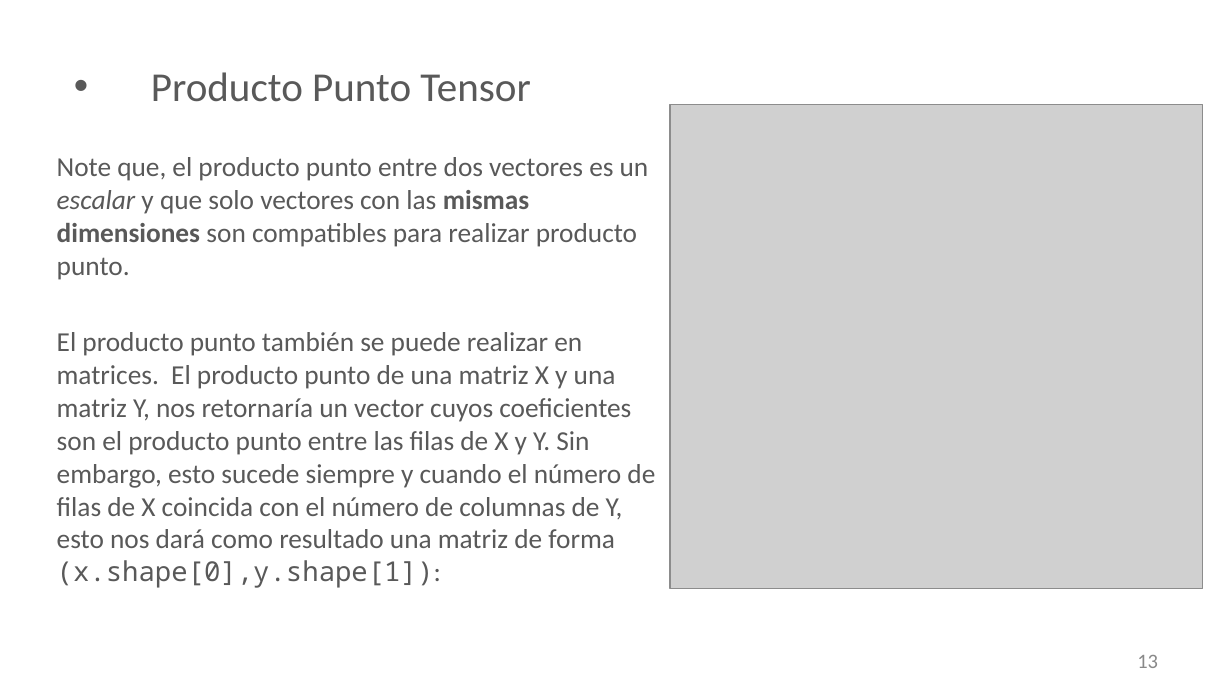
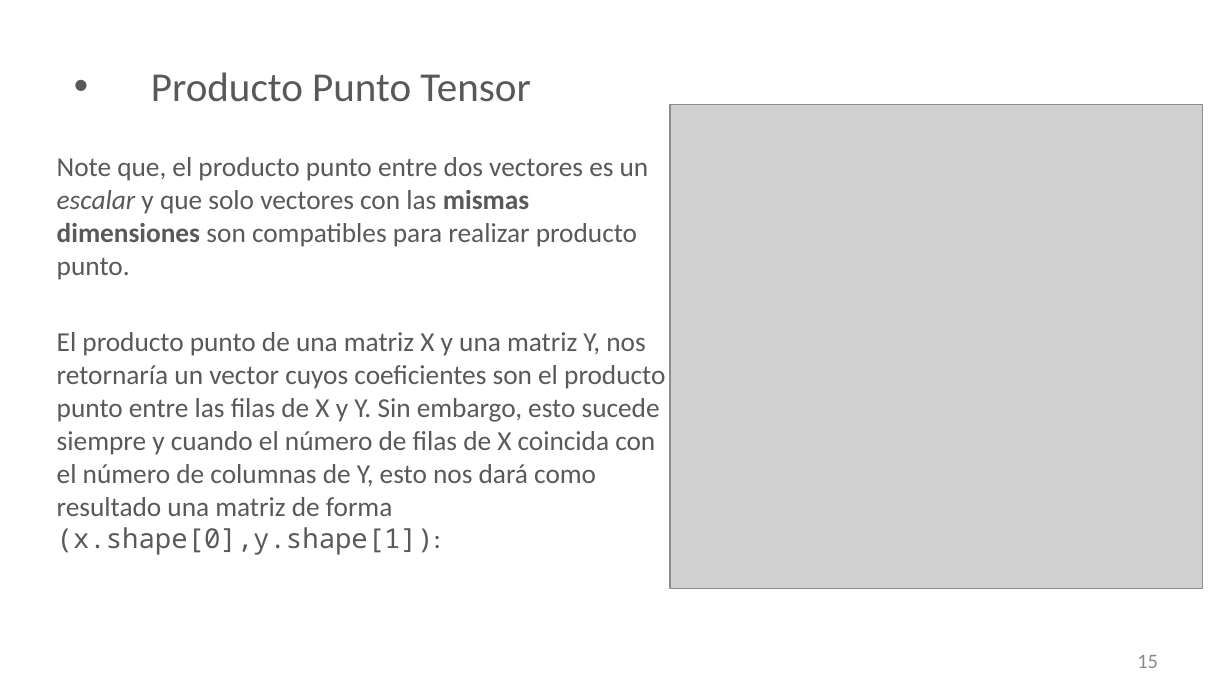
Before and after one commit to shanthalchs/Python-DeepLearning, a slide deck: slide 15 of Python/Fundamentos Matemáticos con Redes Neuronales_2021.pptx (slide 13 before the commit). Drawn at 1232x693 pixels with LibreOffice and Linux fonts; fonts in the diff are those of the drawing; grey boxes stand for pictures; background and template pictures are left out. Boxes give left, top, right and bottom in pixels: in the first picture for what was removed or moved away, otherwise in the second. Text is boxed around its words. In the diff, an @@ line names an element or a change of style, - is before the commit and + after.

```diff
--- a/Python/Fundamentos Matemáticos con Redes Neuronales_2021.pptx
+++ b/Python/Fundamentos Matemáticos con Redes Neuronales_2021.pptx
@@ text at <box>57,332,665,555</box>: text changed @@
-El producto punto también se puede realizar en matrices. El producto punto de una matriz X y una matriz Y, nos retornaría un vector cuyos coeficientes son el producto punto entre las filas de X y Y. Sin embargo, esto sucede siempre y cuando el número de filas de X coincida con el número de columnas de Y, esto nos dará como resultado una matriz de forma (x.shape[0],y.shape[1]):
+El producto punto de una matriz X y una matriz Y, nos retornaría un vector cuyos coeficientes son el producto punto entre las filas de X y Y. Sin embargo, esto sucede siempre y cuando el número de filas de X coincida con el número de columnas de Y, esto nos dará como resultado una matriz de forma (x.shape[0],y.shape[1]):
@@ page number at <box>1137,655,1158,668</box>: text changed @@
-13
+15
```
Also in this commit, not shown: 8 other slides changed, 6 slides added, 56 other files.
